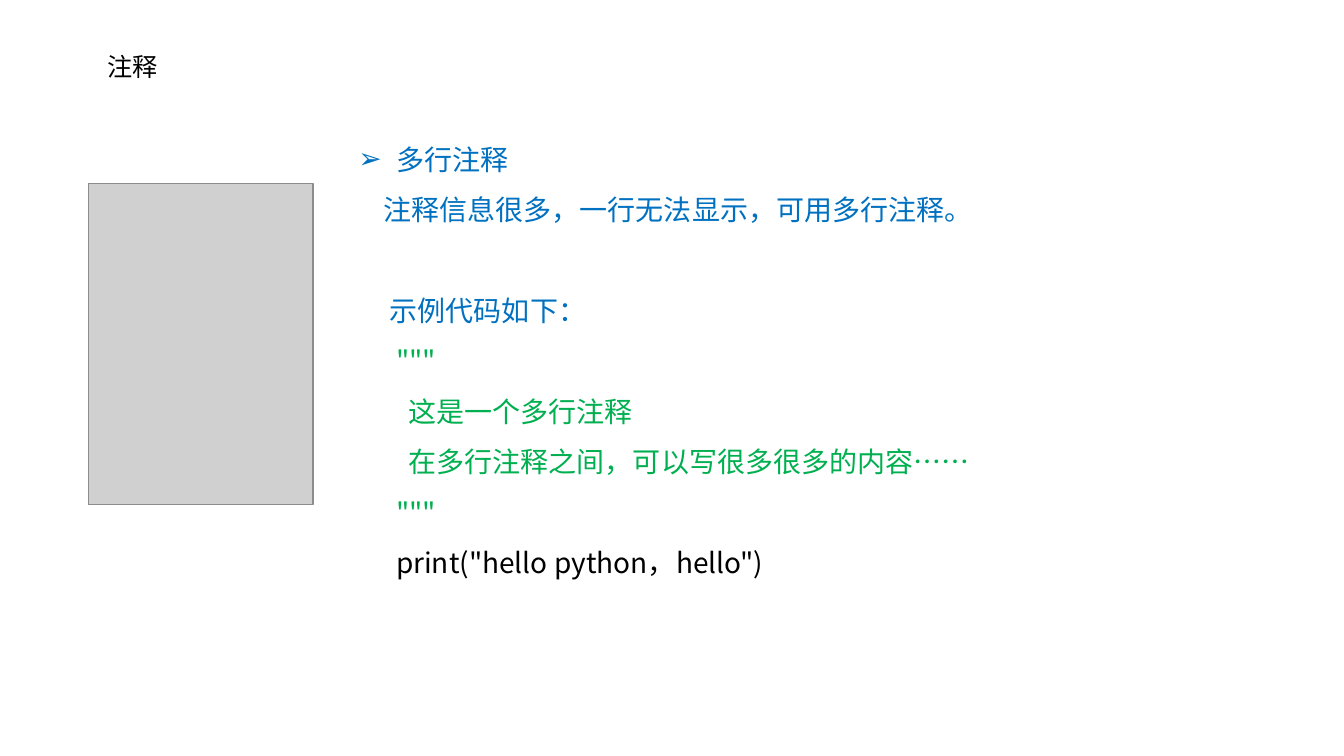
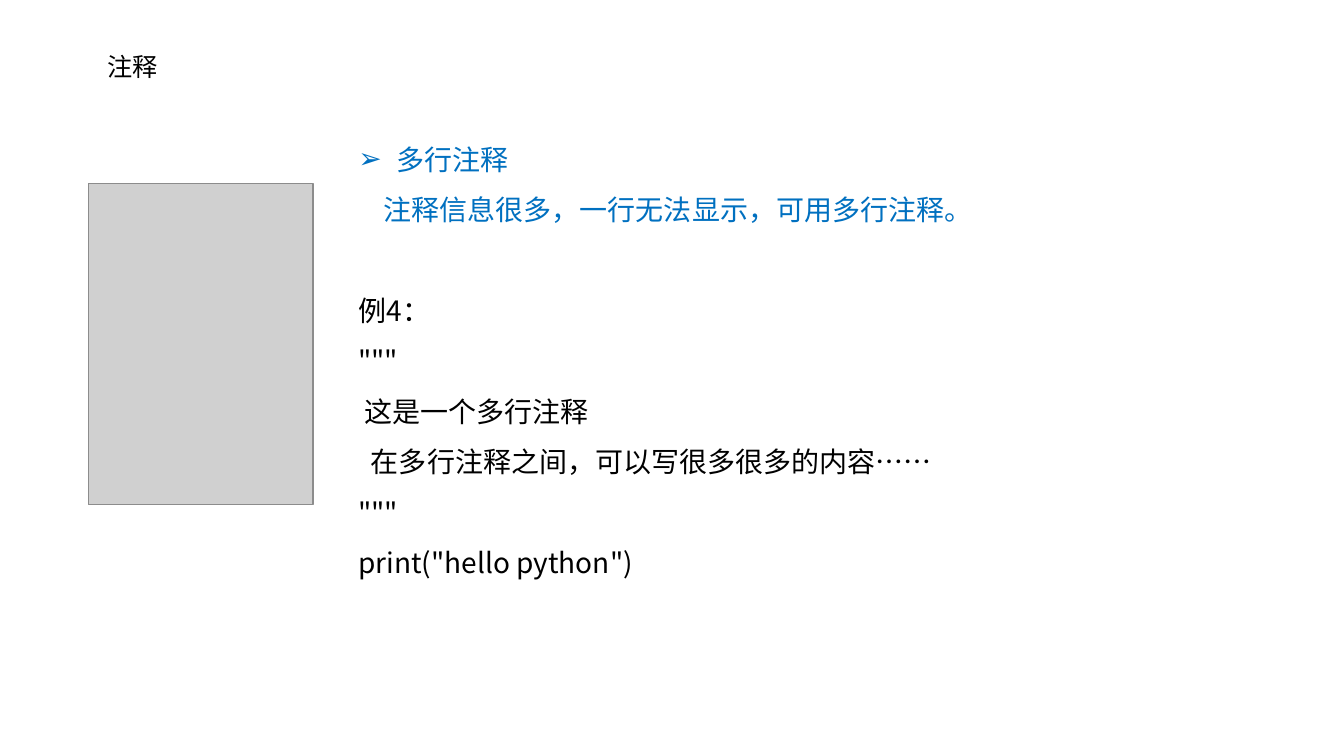
Before and after one commit to hwdeveloper/python-tutorial, a slide deck: slide 21 of 第1节课/01ppt/P1-1第一节.pptx. Drawn at 1344x756 pixels with LibreOffice and Linux fonts; fonts in the diff are those of the drawing; grey boxes stand for pictures; background and template pictures are left out. Boxes give left, top, right and bottom in pixels: in the first picture for what was removed or moved away, otherwise in the second. Text is boxed around its words. In the diff, an @@ line names an element or a change of style, - is before the commit and + after.

Commit message:
更新代码

```diff
--- a/第1节课/01ppt/P1-1第一节.pptx
+++ b/第1节课/01ppt/P1-1第一节.pptx
@@ text at <box>358,297,430,324</box>: text changed; text colour #0070C0 to #000000 @@
-示例代码如下：
+例4：
@@ text at <box>365,398,932,475</box>: text colour #00B050 to #000000 in """"", "这是一个多行注释", "在多行注释之间，可以写很多很多的内容……", """"" @@
@@ text at <box>358,550,632,580</box>: text changed @@
-print("hello python，hello")
+print("hello python")
```
Also in this commit, not shown: 5 other slides changed, 11 other files.
